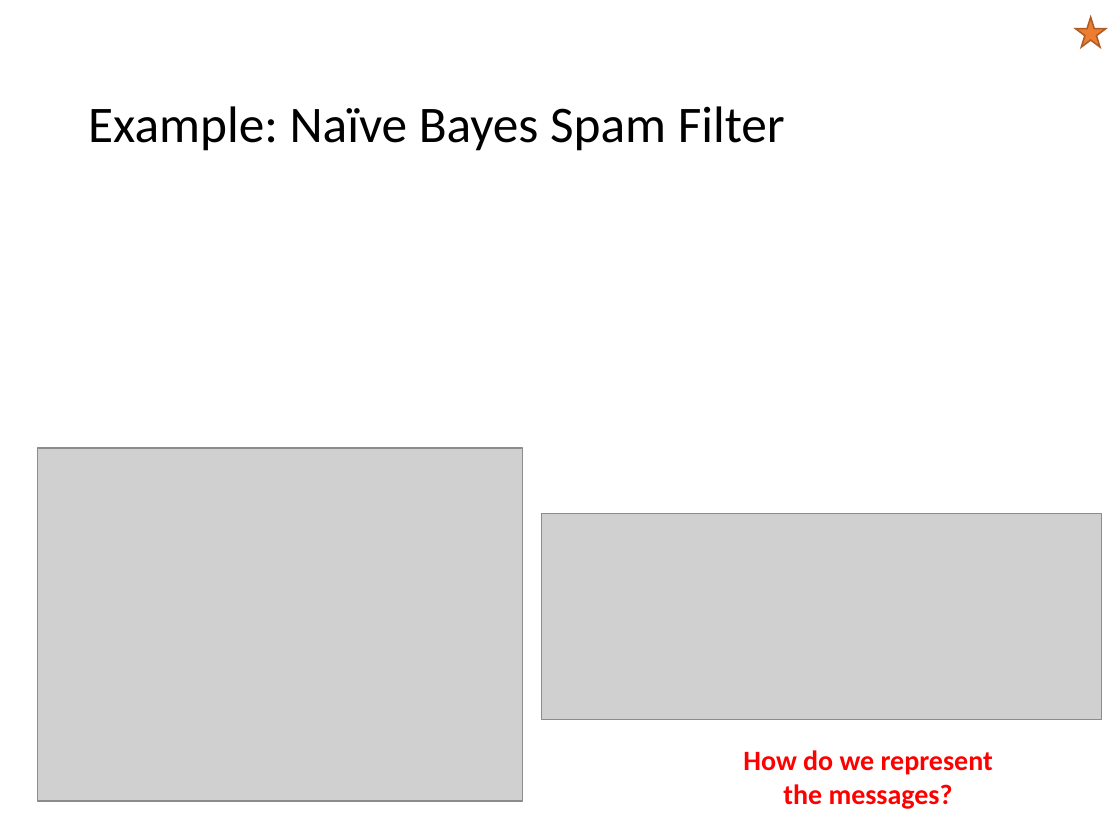
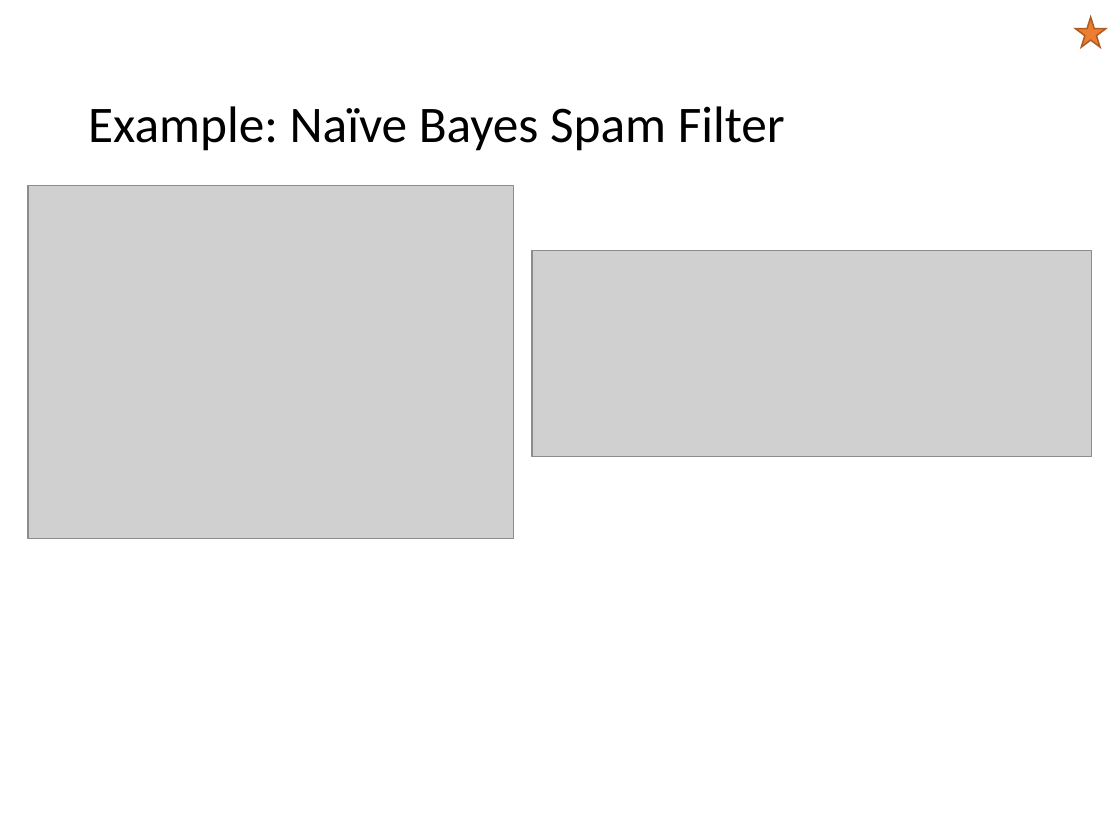
Before and after one commit to mhahsler/CS7320-AI, a slide deck: slide 36 of slides/12_uncertainty.pptx. Drawn at 1120x840 pixels with LibreOffice and Linux fonts; fonts in the diff are those of the drawing; grey boxes stand for pictures. Boxes give left, top, right and bottom in pixels: in the first picture for what was removed or moved away, otherwise in the second. Text is boxed around its words. In the diff, an @@ line names an element or a change of style, - is before the commit and + after.

Commit message:
simplified Naive Bayes' classifier.

```diff
--- a/slides/12_uncertainty.pptx
+++ b/slides/12_uncertainty.pptx
@@ picture: place and size @@
-picture at bbox=[38, 448, 523, 801]
+picture at bbox=[28, 185, 513, 538]
@@ picture: place and size @@
-picture at bbox=[542, 513, 1102, 719]
+picture at bbox=[532, 251, 1092, 457]
@@ text removed at bbox=[743, 750, 993, 809] @@
-How do we represent the messages?
```
Also in this commit, not shown: 5 other slides changed, 2 slides added, 5 slides removed, 1 other file.
